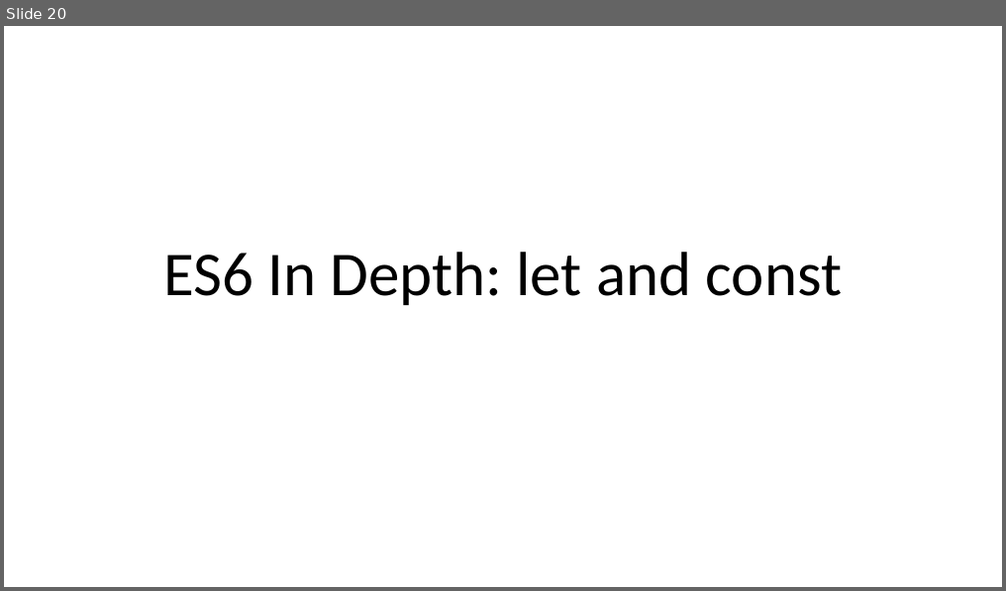
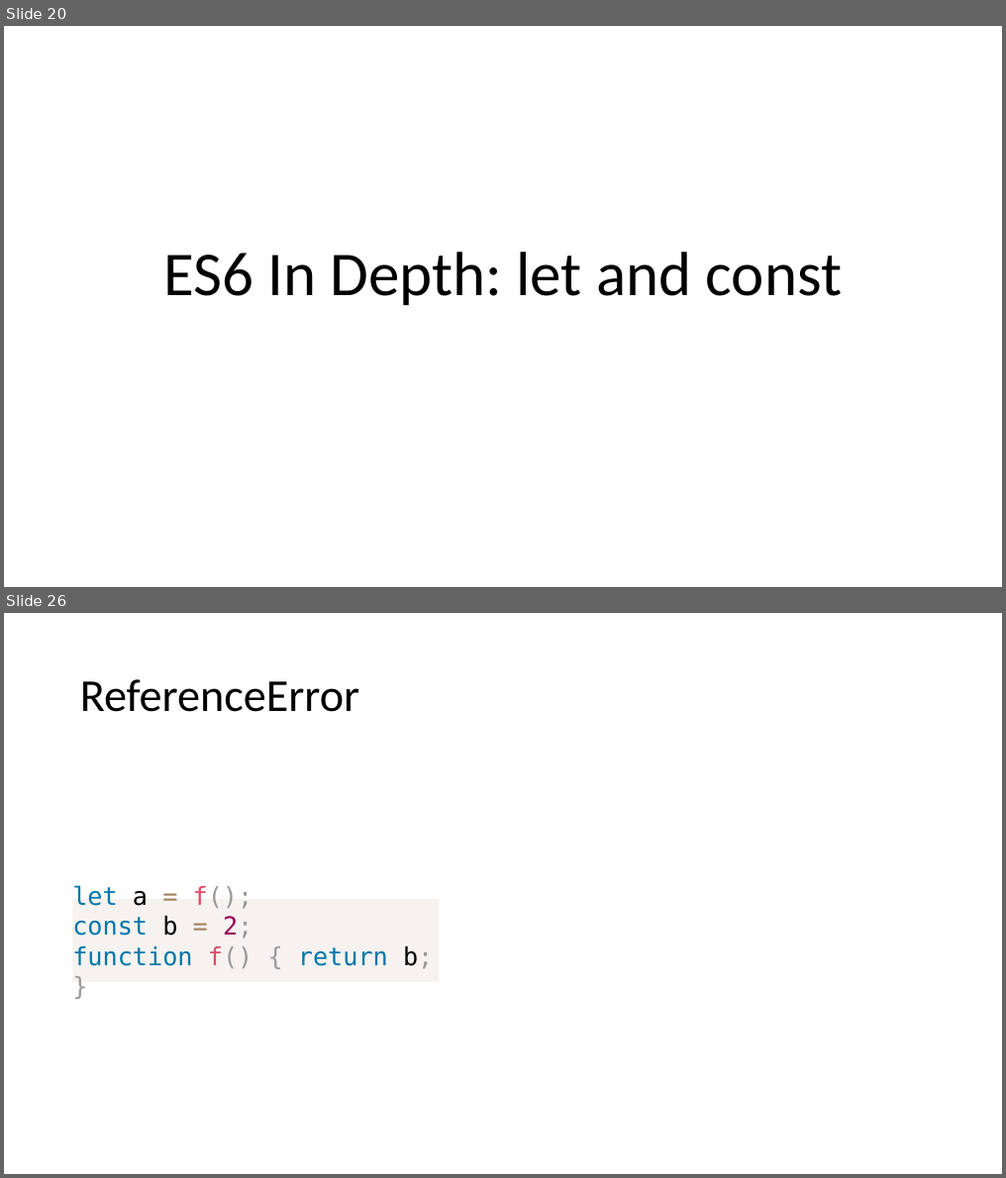
Before and after one commit to dzmitry-varabei/front-end-course, a slide deck: es6/es6.pptx. Shown one above the other, each under a label of ours: slide 20 before the commit, slides 20 and 26 after it; the slides between them are not shown. The pictures are 1006x591 and 1006x1178 pixels, drawn with LibreOffice and Linux fonts; fonts in the diff are those of the drawing. Boxes give left, top, right and bottom in pixels: in the first picture for what was removed or moved away, otherwise in the second. Text is boxed around its words. In the diff, an @@ line names an element or a change of style, - is before the commit and + after.

```diff
--- a/es6/es6.pptx
+++ b/es6/es6.pptx
@@ slide 26 added at (4, 613, 1002, 1174), background #FFFFFF @@
@@ title added at (80, 679, 359, 712), 44 pt, text #000000 @@
+ReferenceError
@@ text added at (73, 895, 439, 986), fill #F5F2F0, 24 pt, text #0077AA @@
+let a = f();
+const b = 2;
+function f() { return b; }
```
Also in this commit, not shown: 6 other slides added.
